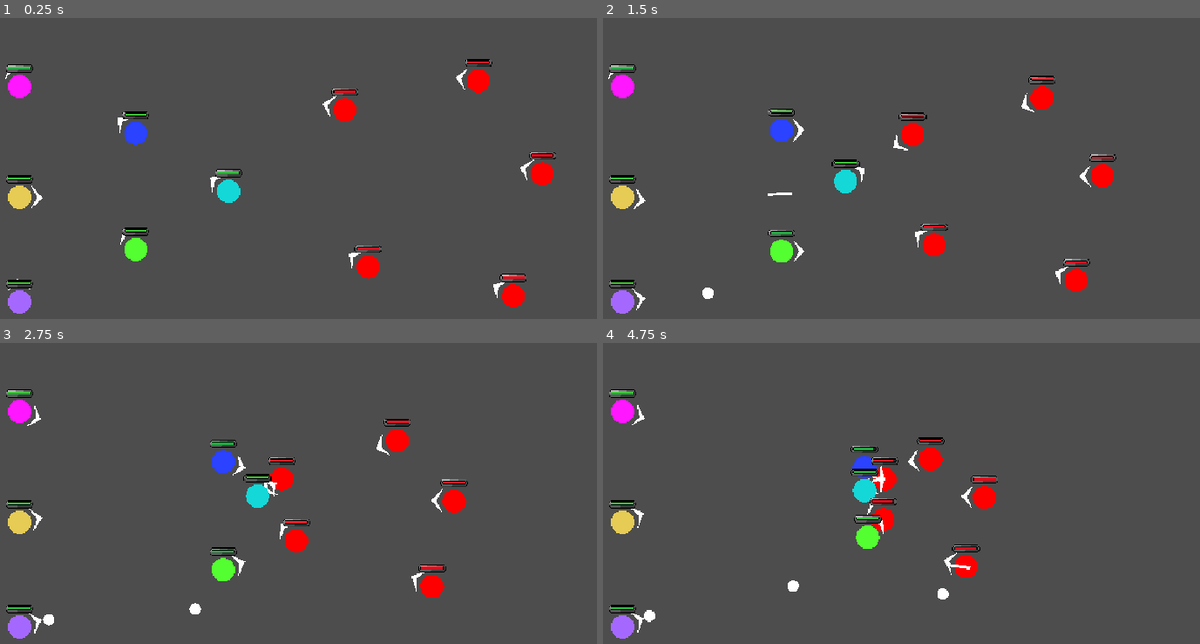
Above: before the commit, frames 1-4 (two rows, left to right).
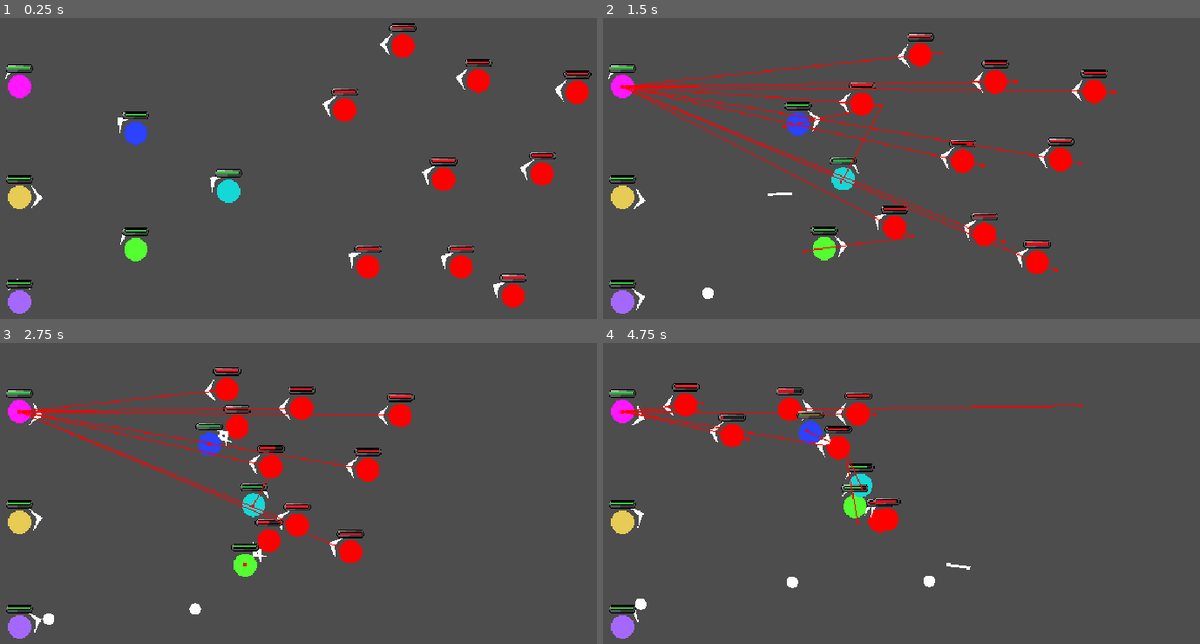
Above: after the commit, the same moments.

Repository: morie197/party_paranoia
Game: Godot game, scene res://testing_scene.tscn
Same seed, same stepped clock (60 frames per second), same inputs: the game is played once before the commit and once after it.
Inputs (mouse positions are in pixels of both pictures, inside the frame that each line leads up to):
- Up to frame 1 (0.25 s): no input
- Up to frame 2 (1.5 s): move the mouse to (1092, 186) at 0.52 s; press the mouse at (1092, 186) at 0.53 s; hold D (right) 0.53-1.28 s; move the mouse to (800, 225) at 1.27 s; release the mouse at (800, 225) at 1.28 s; hold S (down) from 1.28 s (still down); click (800, 225) at 1.35 s
- Up to frame 3 (2.75 s): move the mouse to (405, 445) at 2.02 s; release S (down) at 2.03 s; press the mouse at (405, 445) at 2.03 s; hold D (right) from 2.03 s (still down); right-click (405, 445) at 2.1 s
- Up to frame 4 (4.75 s): move the mouse to (907, 610) at 2.77 s; release D (right) at 2.78 s; release the mouse at (907, 610) at 2.78 s; hold W (up) 2.78-3.53 s; click (907, 610) at 2.85 s; move the mouse to (1152, 589) at 3.52 s; press the mouse at (1152, 589) at 3.53 s; hold A (left) from 3.53 s (still down); move the mouse to (734, 472) at 4.27 s; release the mouse at (734, 472) at 4.28 s; right-click (734, 472) at 4.35 s; click (734, 472) at 4.55 s

The runs differ from the first frame. In frame 1, 1.4% of the frame differs, in the area x 63-100%, y 1-87%; in frame 2, 8.3%, in the area x 2-86%, y 4-97%; in frame 3, 7.3%; in frame 4, 5.6%.

Commit message:
[Change] Better pathfinding

Diff:
--- a/allies/healer.tscn
+++ b/allies/healer.tscn
@@ -30,6 +30,7 @@
 character_block = NodePath("CharacterBlock")
 character_attack_target_controller = NodePath("CharacterPathfinding")
 character_role = "Healer"
+character_importantness = 5.0
 
 [node name="CharacterVisuals" type="Node2D" parent="." unique_id=268260858]
 
@@ -54,6 +55,7 @@
 
 [node name="CharacterHealth" type="Node" parent="." unique_id=1527748649]
 script = ExtResource("6_mncj0")
+defense = 2.0
 
 [node name="CharacterHPBar" parent="." unique_id=361129362 instance=ExtResource("7_6kryf")]
 
--- a/allies/mage.tscn
+++ b/allies/mage.tscn
@@ -59,6 +59,7 @@
 
 [node name="CharacterHealth" type="Node" parent="." unique_id=1527748649]
 script = ExtResource("6_fj3sj")
+defense = 2.0
 
 [node name="CharacterHPBar" parent="." unique_id=361129362 instance=ExtResource("7_2deag")]
 
--- a/allies/rogue.tscn
+++ b/allies/rogue.tscn
@@ -35,6 +35,7 @@
 character_attack_target_controller = NodePath("CharacterPathfinding")
 support = false
 character_role = "Rogue"
+character_importantness = 0.5
 
 [node name="CharacterVisuals" type="Node2D" parent="." unique_id=268260858]
 
@@ -45,6 +46,7 @@
 
 [node name="CharacterMove" type="Node" parent="." unique_id=1845476671]
 script = ExtResource("2_uol7f")
+character_movement_speed = 100.0
 
 [node name="PlayerCollision" type="CollisionShape2D" parent="." unique_id=1436767257]
 shape = SubResource("CircleShape2D_h5qqk")
--- a/allies/tank.tscn
+++ b/allies/tank.tscn
@@ -35,6 +35,7 @@
 character_attack_target_controller = NodePath("CharacterPathfinding")
 support = false
 character_role = "Tank"
+character_importantness = 0.5
 
 [node name="CharacterVisuals" type="Node2D" parent="." unique_id=268260858]
 
--- a/allies/warrior.tscn
+++ b/allies/warrior.tscn
@@ -35,6 +35,7 @@
 character_attack_target_controller = NodePath("CharacterPathfinding")
 support = false
 character_role = "Warrior"
+character_importantness = 0.5
 
 [node name="CharacterVisuals" type="Node2D" parent="." unique_id=268260858]
 
@@ -45,6 +46,7 @@
 
 [node name="CharacterMove" type="Node" parent="." unique_id=1845476671]
 script = ExtResource("2_6rioa")
+character_movement_speed = 70.0
 
 [node name="PlayerCollision" type="CollisionShape2D" parent="." unique_id=1436767257]
 shape = SubResource("CircleShape2D_h5qqk")
--- a/character_components/general_components/character.gd
+++ b/character_components/general_components/character.gd
@@ -19,6 +19,7 @@
 
 # Called when the node enters the scene tree for the first time.
 func _ready():
+	collision_mask = 0
 
 	if character_attack:
 		character_attack.shooter = self
--- a/character_components/general_components/character_block.gd
+++ b/character_components/general_components/character_block.gd
@@ -12,15 +12,9 @@
 
 var blocking: Array[Character]
 
-# Called when the node enters the scene tree for the first time.
 func _ready():
 	body_entered.connect(_block)
 	body_exited.connect(_unblock)
-
-
-# Called every frame. 'delta' is the elapsed time since the previous frame.
-func _process(delta):
-	pass
 
 func _block(body):
 	if body is not Character:
@@ -64,7 +58,7 @@
 	if character.ally == character_to_control. ally:
 		return
 
-	if not blocked and character.character_block and character.character_block.blocked:
+	if not blocked and (character.character_block and character.character_block.blocked):
 		print("Block mismatch?")
 		return
 
--- a/character_components/general_components/character_pathfinding.gd
+++ b/character_components/general_components/character_pathfinding.gd
@@ -18,9 +18,16 @@
 
 @export var healer: bool = false
 
+var initial_position: Vector2
+
 # Called when the node enters the scene tree for the first time.
 func _ready():
+	debug_enabled = true
+	target_desired_distance = 30
+
 	character_to_control = get_parent() as Character
+	if character_to_control:
+		initial_position = character_to_control.global_position
 
 # Called every frame. 'delta' is the elapsed time since the previous frame.
 func _process(delta):
@@ -68,5 +75,7 @@
 			else:
 				is_attacking = false
 	else:
-		target_position = character_to_control.global_position
+		#target_position = character_to_control.global_position
+		attack_position = initial_position
+		target_position = initial_position
 		is_attacking = false
--- a/enemies/small_enemy.tscn
+++ b/enemies/small_enemy.tscn
@@ -42,6 +42,7 @@
 
 [node name="CharacterMove" type="Node" parent="." unique_id=1205528765]
 script = ExtResource("2_74pum")
+character_movement_speed = 100.0
 
 [node name="PlayerCollision" type="CollisionShape2D" parent="." unique_id=1880721788]
 shape = SubResource("CircleShape2D_bj0nv")
@@ -53,9 +54,6 @@
 
 [node name="CharacterHealth" type="Node" parent="." unique_id=451289663]
 script = ExtResource("5_g2n3m")
-max_hp = 60.0
-current_hp = 60.0
-defense = 7.0
 
 [node name="CharacterHPBar" parent="." unique_id=361129362 instance=ExtResource("4_n8qhk")]
 
--- a/managers/battle_manager.gd
+++ b/managers/battle_manager.gd
@@ -26,6 +26,7 @@
 func find_closest_goodguy(searcher: Character, search_range: float = 9999, preference: String = "", preference_strength: float = 2.0) -> Character:
 	var shortest_distance: float = search_range
 	var closest_ally: Character
+	var lowest_score: float = 9999
 
 	for ally in allies:
 		if searcher == ally:
@@ -34,19 +35,29 @@
 		var current_distance: float = ally.global_position.distance_to(searcher.global_position)
 
 		if current_distance < shortest_distance:
+			var target_value: float = 0
 			if not preference == "":
 				if (ally.character_role == preference) or (preference == "preference" and ally.support) or (preference == "frontline" and not ally.support):
-					current_distance = current_distance / preference_strength
+					target_value = preference_strength
 			else:
-				current_distance = current_distance / ally.character_importantness
-			shortest_distance = current_distance
-			closest_ally = ally
+				target_value = ally.character_importantness
+
+			if ally.character_block and ally.character_block.blocked: # ignore targets already fully blocked
+				continue
+
+			if current_distance / target_value < lowest_score:
+				lowest_score = current_distance / target_value
+				#shortest_distance = current_distance
+				closest_ally = ally
+
+
 
 	return closest_ally
 
 func find_closest_badguy(searcher: Character, search_range: float = 9999, preference: String = "", preference_strength: float = 2.0) -> Character:
 	var shortest_distance: float = search_range
-	var closest_ally: Character
+	var closest_enemy: Character
+	var lowest_score: float = 9999
 
 	for enemy in enemiess:
 		if searcher == enemy:
@@ -60,15 +71,22 @@
 		var current_distance: float = enemy.global_position.distance_to(searcher.global_position)
 
 		if current_distance < shortest_distance:
+			var target_value: float = 0
 			if not preference == "":
 				if (enemy.character_role == preference) or (preference == "preference" and enemy.support) or (preference == "frontline" and not enemy.support):
-					current_distance = current_distance / preference_strength
+					target_value = preference_strength
 			else:
-				current_distance = current_distance / enemy.character_importantness
-			shortest_distance = current_distance
-			closest_ally = enemy
+				target_value = enemy.character_importantness
 
-	return closest_ally
+			if enemy.character_block and enemy.character_block.blocked: # ignore targets already fully blocked
+				continue
+
+			if current_distance / target_value < lowest_score:
+				lowest_score = current_distance / target_value
+				#shortest_distance = current_distance
+				closest_enemy = enemy
+
+	return closest_enemy
 
 func find_closest_opposing_character_by_position(search_position: Vector2, ally: bool, search_range: float = 9999, preference: String = "", preference_strength: float = 2.0) -> Character:
 	var shortest_distance: float = search_range
--- a/testing_scene.tscn
+++ b/testing_scene.tscn
@@ -32,6 +32,18 @@
 [node name="SmallEnemy5" parent="." unique_id=1344386078 instance=ExtResource("2_7tmfp")]
 position = Vector2(672, 96)
 
+[node name="SmallEnemy6" parent="." unique_id=1699156806 instance=ExtResource("2_7tmfp")]
+position = Vector2(624, 232)
+
+[node name="SmallEnemy7" parent="." unique_id=427642911 instance=ExtResource("2_7tmfp")]
+position = Vector2(568, 48)
+
+[node name="SmallEnemy8" parent="." unique_id=1296709944 instance=ExtResource("2_7tmfp")]
+position = Vector2(808, 112)
+
+[node name="SmallEnemy9" parent="." unique_id=876622447 instance=ExtResource("2_7tmfp")]
+position = Vector2(648, 352)
+
 [node name="BattleNavigation" type="NavigationRegion2D" parent="." unique_id=1889172775]
 visible = false
 navigation_polygon = SubResource("NavigationPolygon_h5qqk")
